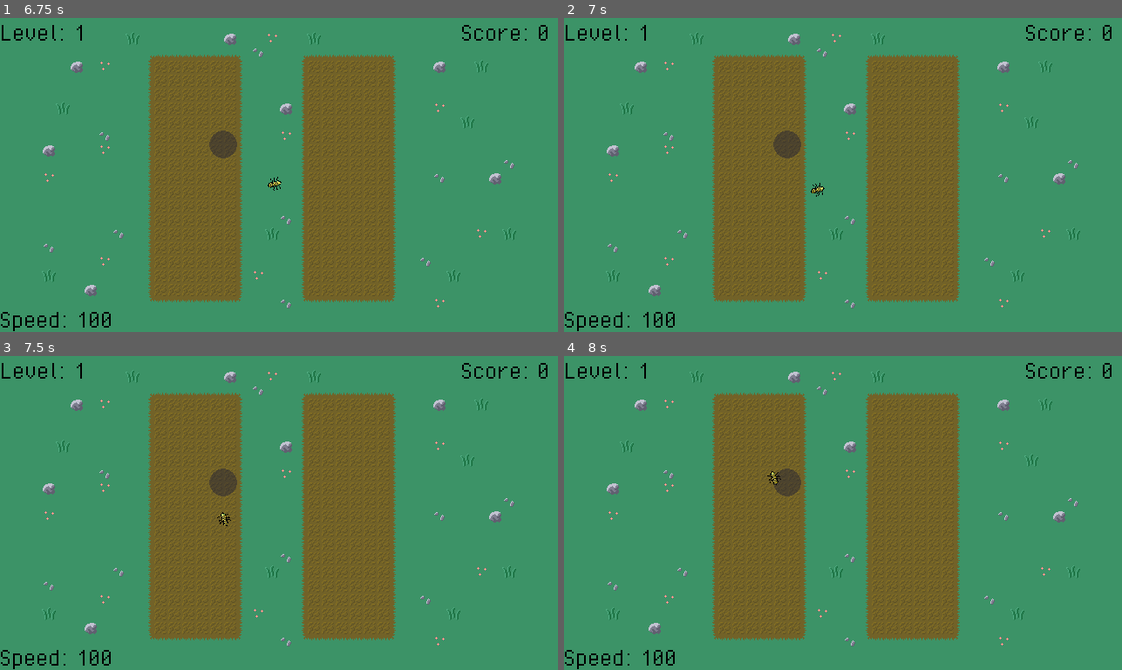
Above: before the commit, frames 1-4 (two rows, left to right).
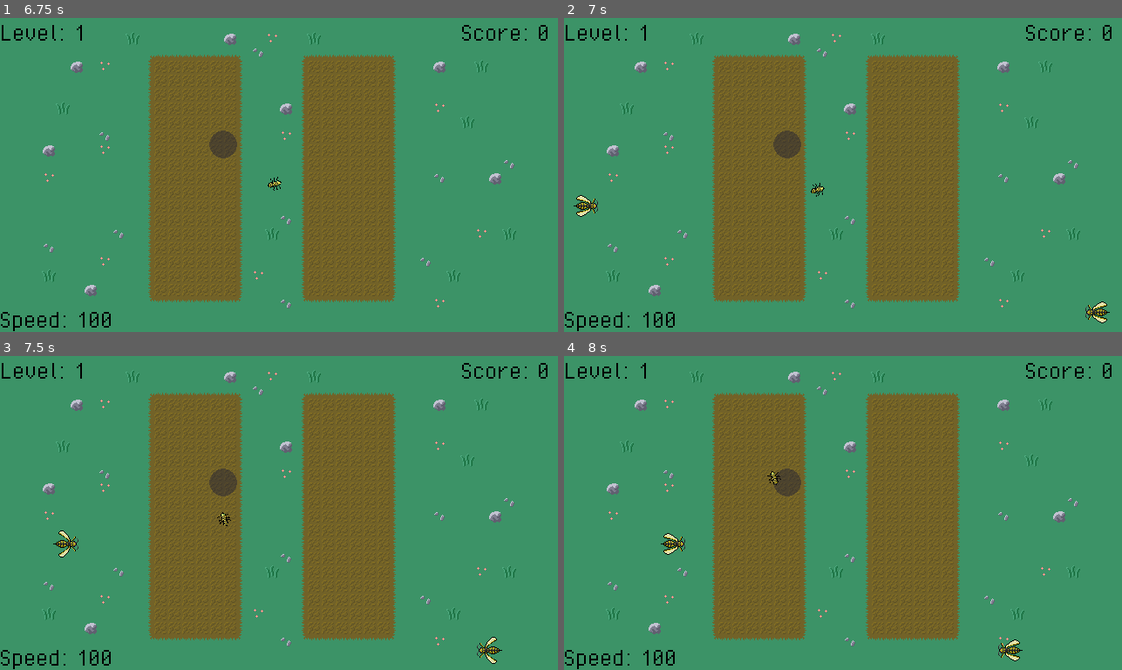
Above: after the commit, the same moments.

Repository: peterakerblom/wingless
Game: Godot game, scene res://scenes/main_menu.tscn
Two runs of this game, one before a commit and one after it. Both use one fixed random seed, a clock stepped at 60 frames per second and the inputs below. Sound files missing from this copy of the repository are replaced by a short silence.
Inputs (mouse positions are in pixels of both pictures, inside the frame that each line leads up to):
- Up to frame 1 (6.75 s): click (279, 165) at 0.5 s; tap Enter at 1.25 s; move the mouse to (401, 159) at 1.27 s; hold W (move_up) 1.28-2.03 s; move the mouse to (167, 190) at 2.02 s; hold S (move_down) 2.03-2.78 s; move the mouse to (334, 105) at 2.77 s; hold W (move_up) 2.78-4.28 s; move the mouse to (251, 237) at 3.52 s; move the mouse to (446, 222) at 4.27 s; hold S (move_down) 4.28-5.75 s; move the mouse to (111, 127) at 5.02 s; click "Restart" at 5.75 s; tap Space at 6.5 s; move the mouse to (306, 175) at 6.52 s; hold S (move_down) from 6.53 s (still down)
- Up to frame 2 (7 s): keep holding S (move_down)
- Up to frame 3 (7.5 s): move the mouse to (195, 434) at 7.27 s; release S (move_down) at 7.28 s; hold W (move_up) from 7.28 s (still down)
- Up to frame 4 (8 s): keep holding W (move_up)

Frame 1 is identical in both runs. In frame 2, 0.3% of the frame differs, in the area x 1-98%, y 56-98%; in frame 3, 0.3%; in frame 4, 0.3%.

Commit message:
fix: stop timers when game over

Diff:
--- a/scripts/globals/game_manager.gd
+++ b/scripts/globals/game_manager.gd
@@ -21,6 +21,21 @@
 var current_level_number = 1
 const current_level_number_default = 1
 
+var is_player_alive: bool = true
+var player: CharacterBody2D
+
+func _ready():
+
+	pass
+
+func register_player(p):
+	player = p
+	player.player_died.connect(_on_player_died)
+
+func _on_player_died():
+	is_player_alive = false
+	print("is_player_alive = false")
+
 func reset_enemy_spawner_timers():
 	min_enemy_spawn_time = min_enemy_spawn_time_default
 	max_enemy_spawn_time = max_enemy_spawn_time_default
--- a/scripts/level.gd
+++ b/scripts/level.gd
@@ -35,6 +35,8 @@
 
 # Called when the node enters the scene tree for the first time.
 func _ready() -> void:
+	var player = $Player
+	GameManager.register_player(player)
 	GameManager.current_level_number = int(current_level_key)
 	current_level = levels[current_level_key]
 	update_score_label()
@@ -71,8 +73,10 @@
 
 
 func _on_timer_enemy_spawn_time_timeout() -> void:
-	increase_level()
-	GameManager.min_enemy_spawn_time = max(1, current_level["min"])
-	GameManager.max_enemy_spawn_time = max(1, current_level["max"])
-	GameManager.wasp_speed = current_level["speed"]
-	update_level_label()
+	if GameManager.is_player_alive:
+		print(GameManager.is_player_alive)
+		increase_level()
+		GameManager.min_enemy_spawn_time = max(1, current_level["min"])
+		GameManager.max_enemy_spawn_time = max(1, current_level["max"])
+		GameManager.wasp_speed = current_level["speed"]
+		update_level_label()
--- a/scripts/player.gd
+++ b/scripts/player.gd
@@ -7,6 +7,7 @@
 @onready var splat_sound = preload("uid://d36qvsux0m8q")
 var can_move: bool = true
 
+signal player_died
 
 func _ready() -> void:
 	can_move = true
@@ -39,6 +40,7 @@
 	game_over()
 
 func game_over():
+	emit_signal("player_died")
 	queue_free()
 	var game_over_scene = preload("res://scenes/game_over.tscn").instantiate()
 	get_tree().current_scene.add_child(game_over_scene)
--- a/scripts/spawn.gd
+++ b/scripts/spawn.gd
@@ -36,5 +36,7 @@
 	set_random_spawn_interval()
 
 func set_random_spawn_interval():
-	var random_interval = randf_range(GameManager.min_enemy_spawn_time, GameManager.max_enemy_spawn_time)
-	timer.wait_time = random_interval
+	if GameManager.is_player_alive:
+		timer.wait_time = randf_range(GameManager.min_enemy_spawn_time, GameManager.max_enemy_spawn_time)
+	else:
+		timer.stop()
--- a/scripts/tile_map_layer.gd
+++ b/scripts/tile_map_layer.gd
@@ -1,6 +1,5 @@
 extends TileMapLayer
 
-#@export var tulip_red_v1 = preload("uid://be54ey8gw38t3")
 @export var tulip_red = preload("uid://br0n6edb2wsce")
 @export var tulip_yellow = preload("uid://d0tpgsdj10gpn")
 @export var tulip_pink = preload("uid://ynetij171pjh")
@@ -97,7 +96,13 @@
 
 
 func set_random_spawn_interval():
-	timer.wait_time = randf_range(flower_spawn_interval_min, flower_spawn_interval_max)
+	if GameManager.is_player_alive:
+		timer.wait_time = randf_range(flower_spawn_interval_min, flower_spawn_interval_max)
+	else:
+		timer.stop()
 
 func set_random_apple_spawn_interval():
-	apple_timer.wait_time = randf_range(GameManager.min_apple_spawn_time, GameManager.max_apple_spawn_time)
+	if GameManager.is_player_alive:
+		apple_timer.wait_time = randf_range(GameManager.min_apple_spawn_time, GameManager.max_apple_spawn_time)
+	else:
+		apple_timer.stop()
